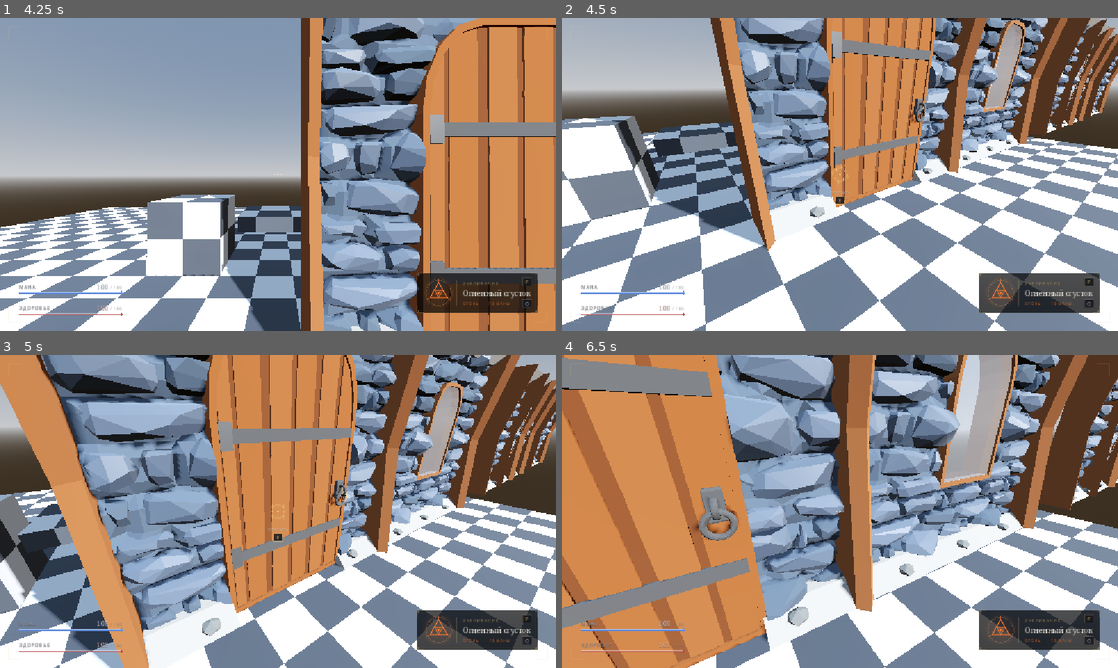
Above: before the commit, frames 1-4 (two rows, left to right).
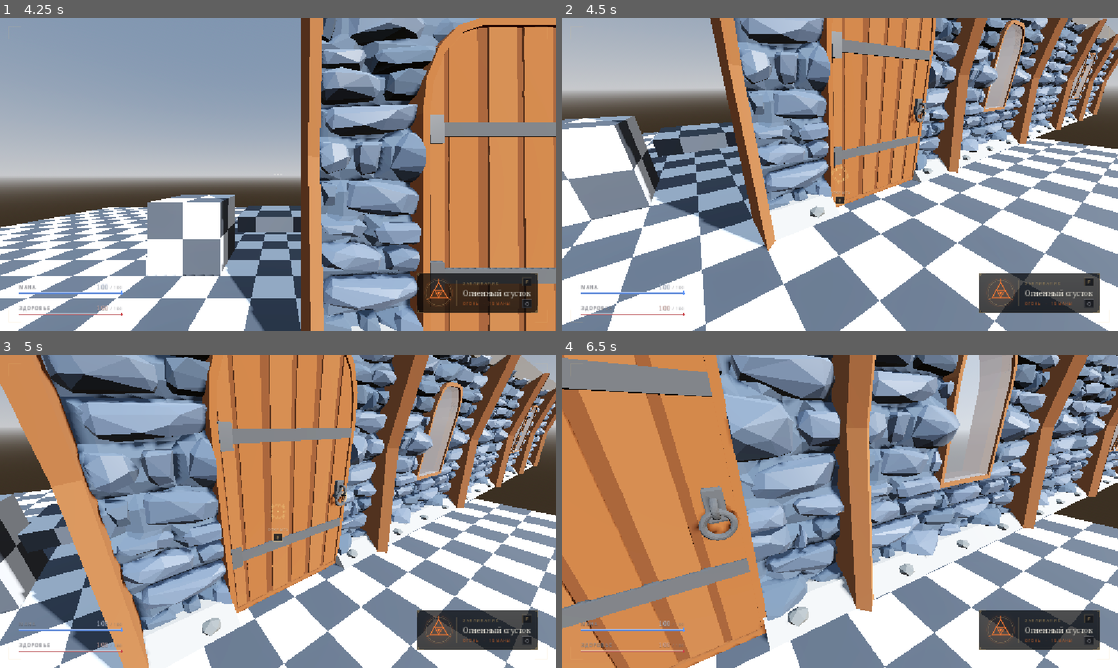
Above: after the commit, the same moments.

Repository: Tunwell1/test-game
Game: Godot game, scene res://main.tscn
Same seed, same stepped clock (60 frames per second), same inputs: the game is played once before the commit and once after it.
Inputs (mouse positions are in pixels of both pictures, inside the frame that each line leads up to):
- Up to frame 1 (4.25 s): tap Enter at 0.5 s; move the mouse to (250, 237) at 0.52 s; hold W (move_forward) 0.53-2.03 s; tap F (cast_spell) at 0.6 s; click (250, 237) at 0.67 s; tap Space (jump) at 0.77, 1.52, 3.02, 3.5, 3.77 s; move the mouse to (444, 221) at 1.27 s; tap Ctrl (crouch) at 1.35 s; move the mouse to (111, 127) at 2.02 s; hold A (move_left) 2.03-3.53 s; tap E (interact) at 2.1 s; move the mouse to (305, 174) at 2.77 s; tap Q (next_spell) at 2.85 s; click (305, 174) at 2.92 s; move the mouse to (194, 96) at 3.52 s; hold S (move_back) from 3.53 s (still down); tap 1 (pick_school_1) at 3.6 s
- Up to frame 2 (4.5 s): move the mouse to (867, 174) at 4.27 s; release S (move_back) at 4.28 s; hold W (move_forward) from 4.28 s (still down); tap 2 (pick_school_2) at 4.35 s
- Up to frame 3 (5 s): keep holding W (move_forward); tap Space (jump) at 4.52 s
- Up to frame 4 (6.5 s): move the mouse to (812, 511) at 5.02 s; tap 3 (pick_school_3) at 5.1 s; click (812, 511) at 5.17 s; move the mouse to (851, 505) at 5.77 s; release W (move_forward) at 5.78 s; hold D (move_right) from 5.78 s (still down); tap 4 (pick_school_4) at 5.85 s; tap Space (jump) at 6.02 s

Frame 1 is identical in both runs. In frame 2, 3.0% of the frame differs, in the area x 83-100%, y 0-39%; in frame 3, 3.1%; in frame 4, 4.3%, in the area x 84-100%, y 0-55%.

Commit message:
Убрал двойной сдвиг Wall.glb: пивот теперь в модели, выровнял стену по Z с остальными
Co-authored-by: arena-agent <297053741+arena-agent@users.noreply.github.com>

Diff:
--- a/Models/Wall_with_collision.tscn
+++ b/Models/Wall_with_collision.tscn
@@ -7,4 +7,4 @@
 script = ExtResource("2_collision")
 
 [node name="ImportedModel" parent="." instance=ExtResource("1_model")]
-transform = Transform3D(1, 0, 0, 0, 1, 0, 0, 0, 1, 3.1981652, 0, -0.5695173)
+transform = Transform3D(1, 0, 0, 0, 1, 0, 0, 0, 1, 0, 0, -0.5695177)
--- a/Tools/wall_builder.gd
+++ b/Tools/wall_builder.gd
@@ -8,8 +8,16 @@
 ## поэтому стык без подгонки руками — это просто x = 0, 6.4, 12.8, ...
 ## Модули кладутся внутрь узла WallRun: его двигают и поворачивают целиком.
 ## Повторный запуск достраивает пролёт справа от уже собранного.
+##
+## После расстановки скрипт сверяет реальные габариты мешей и пишет в консоль
+## предупреждение, если модуль стоит не на шаге или его пивот/глубина
+## разъехались с остальными — то есть если правили .tscn обёртки или .glb.
 
 const MODULE_WIDTH := 6.4
+## Допуск по X (в метрах). Ошибка пивота — это сантиметры и метры, не мм.
+const X_TOLERANCE := 0.02
+## Допуск по передней плоскости: у моделей она гуляет на 1.5 см из-за арта.
+const Z_TOLERANCE := 0.03
 const MODULES := {
 	"wall": "res://Models/Wall_with_collision.tscn",
 	"window": "res://Models/Wall_and_window_with_collision.tscn",
@@ -37,6 +45,8 @@
 		start_x = _right_edge(run)
 
 	var placed := 0
+	var front_z := 0.0
+	var have_front := false
 	for index in PATTERN.size():
 		var key: String = PATTERN[index]
 		var packed := load(MODULES[key]) as PackedScene
@@ -52,10 +62,60 @@
 		run.add_child(module)
 		# Только корень инстанса: внутренние узлы остаются за .tscn модуля.
 		module.owner = scene_root
+
+		var bounds := _mesh_bounds(module, run)
+		if not have_front:
+			front_z = bounds.end.z
+			have_front = true
+		else:
+			_check_module(module, bounds, module.position.x, front_z)
 		placed += 1
 
 	EditorInterface.mark_scene_as_unsaved()
 	print("Wall builder: модулей %d, длина пролёта %.1f м." % [placed, placed * MODULE_WIDTH])
+
+
+## Предупреждает, если модуль встал не туда: сдвинут пивот или глубина.
+func _check_module(module: Node3D, bounds: AABB, expected_x: float, front_z: float) -> void:
+	if bounds.size == Vector3.ZERO:
+		push_warning("Wall builder: у «%s» нет мешей — габариты не проверить." % module.name)
+		return
+	var dx := bounds.position.x - expected_x
+	if absf(dx) > X_TOLERANCE:
+		push_warning(
+			(
+				"Wall builder: «%s» смещён на %+.3f м по X. Проверь сдвиг ImportedModel в его .tscn."
+				% [module.name, dx]
+			)
+		)
+	var dz := bounds.end.z - front_z
+	if absf(dz) > Z_TOLERANCE:
+		push_warning(
+			(
+				"Wall builder: «%s»: передняя плоскость %+.3f, у первого %+.3f."
+				% [module.name, bounds.end.z, front_z]
+			)
+		)
+
+
+## Габариты всех мешей модуля в системе координат пролёта.
+func _mesh_bounds(module: Node3D, space: Node3D) -> AABB:
+	var to_space := space.global_transform.affine_inverse()
+	var result := AABB()
+	var have := false
+	var stack: Array[Node] = [module]
+	while not stack.is_empty():
+		var node: Node = stack.pop_back()
+		if node is MeshInstance3D:
+			var mesh_instance := node as MeshInstance3D
+			if mesh_instance.mesh != null:
+				var box: AABB = (
+					(to_space * mesh_instance.global_transform) * mesh_instance.mesh.get_aabb()
+				)
+				result = box if not have else result.merge(box)
+				have = true
+		stack.append_array(node.get_children())
+	return result
 
 
 ## Правый край уже собранного пролёта.
